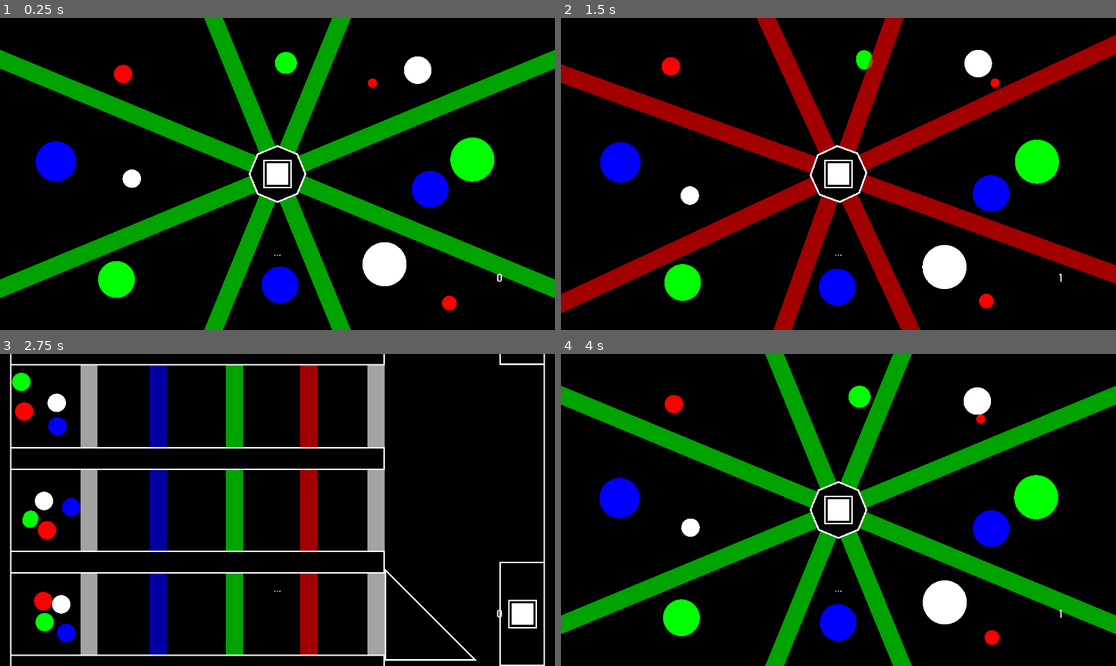
Above: before the commit, frames 1-4 (two rows, left to right).
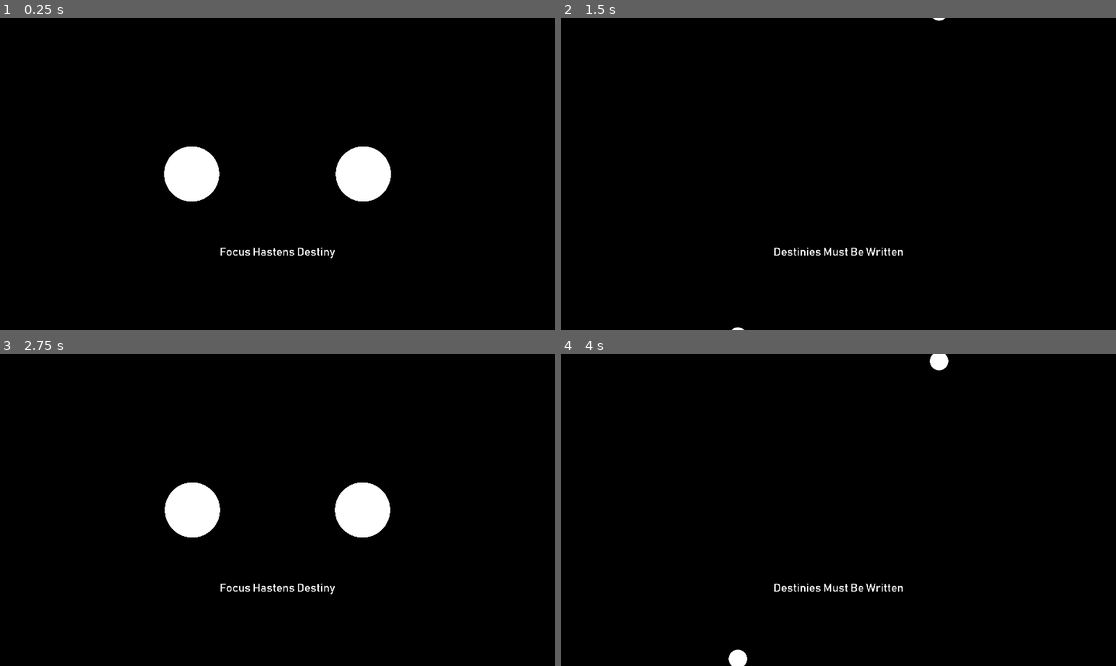
Above: after the commit, the same moments.

Repository: Dark-Gran/Spirit-Circles
Game: Godot game, scene res://src/Main.tscn
The game is run twice, just before and just after one commit, with the same random seed, the same clock (stepped at 60 frames per second) and the same inputs.
Inputs (mouse positions are in pixels of both pictures, inside the frame that each line leads up to):
- Up to frame 1 (0.25 s): no input
- Up to frame 2 (1.5 s): click (838, 174) at 0.52 s; move the mouse to (960, 158) at 1.27 s; hold Right (ui_right) from 1.28 s (still down)
- Up to frame 3 (2.75 s): tap Space (ui_accept) at 1.52, 2.27 s; move the mouse to (166, 525) at 2.02 s; release Right (ui_right) at 2.03 s; hold Left (ui_left) from 2.03 s (still down)
- Up to frame 4 (4 s): move the mouse to (894, 441) at 2.77 s; release Left (ui_left) at 2.78 s; hold Right (ui_right) from 2.78 s (still down); move the mouse to (810, 572) at 3.52 s; tap Space (ui_accept) at 3.77 s

The runs differ from the first frame. In frame 1, 26% of the frame differs, in the area x 0-100%, y 0-100%; in frame 2, 23%; in frame 3, 20%; in frame 4, 23%.

Commit message:
added ScoreBox (after last level or F3)

Diff:
--- a/project.godot
+++ b/project.godot
@@ -96,6 +96,11 @@
 "events": [ Object(InputEventKey,"resource_local_to_scene":false,"resource_name":"","device":0,"alt":true,"shift":false,"control":false,"meta":false,"command":false,"pressed":false,"scancode":16777221,"unicode":0,"echo":false,"script":null)
  ]
 }
+ui_times={
+"deadzone": 0.5,
+"events": [ Object(InputEventKey,"resource_local_to_scene":false,"resource_name":"","device":0,"alt":false,"shift":false,"control":false,"meta":false,"command":false,"pressed":false,"scancode":16777246,"unicode":0,"echo":false,"script":null)
+ ]
+}
 
 [physics]
 
--- /dev/null
+++ b/src/world/ScoreBox.gd
@@ -0,0 +1,24 @@
+extends Control
+
+func switch_visibility(level_times):
+	visible = !visible
+	refresh(level_times)
+
+func set_visibility(visibility, level_times):
+	visible = visibility
+	refresh(level_times)
+
+func refresh(level_times):
+	if visible:
+		var txt = ""
+		var tim
+		var incomplete = false
+		for i in level_times.size():
+			if level_times[i] != 0:
+				tim = str(floor(level_times[i]))
+			else:
+				incomplete = true
+				tim = "N/A"
+			txt += str(i+1)+": "+tim+"\n"
+		$Times.text = txt
+		$Congratulations.visible = !incomplete
--- /dev/null
+++ b/src/world/ScoreBox.tscn
@@ -0,0 +1,54 @@
+[gd_scene load_steps=5 format=2]
+
+[ext_resource path="res://assets/BAHNSCHRIFT.TTF" type="DynamicFontData" id=1]
+[ext_resource path="res://src/world/ScoreBox.gd" type="Script" id=2]
+
+[sub_resource type="DynamicFont" id=1]
+size = 40
+font_data = ExtResource( 1 )
+
+[sub_resource type="DynamicFont" id=2]
+size = 30
+font_data = ExtResource( 1 )
+
+[node name="ScoreBox" type="Control"]
+anchor_right = 1.0
+anchor_bottom = 1.0
+script = ExtResource( 2 )
+__meta__ = {
+"_edit_use_anchors_": false
+}
+
+[node name="Congratulations" type="Label" parent="."]
+margin_top = 103.0
+margin_right = 1920.0
+margin_bottom = 232.0
+custom_fonts/font = SubResource( 1 )
+text = "ALL LEVELS COMPLETED
+
+CONGRATULATIONS!"
+align = 1
+__meta__ = {
+"_edit_use_anchors_": false
+}
+
+[node name="TimesTitle" type="Label" parent="."]
+margin_top = 267.0
+margin_right = 1920.0
+margin_bottom = 308.0
+custom_fonts/font = SubResource( 1 )
+text = "Score"
+align = 1
+__meta__ = {
+"_edit_use_anchors_": false
+}
+
+[node name="Times" type="Label" parent="."]
+margin_left = 921.0
+margin_top = 318.0
+margin_right = 1918.0
+margin_bottom = 1080.0
+custom_fonts/font = SubResource( 2 )
+__meta__ = {
+"_edit_use_anchors_": false
+}
--- a/src/world/World.gd
+++ b/src/world/World.gd
@@ -17,13 +17,17 @@
 var hideLevelName = false
 var won = false
 var level_time = 0
+var level_times = Array()
+const MAX_LEVEL = 20
 
 # Level Loading
 
 func _ready():
+	for i in MAX_LEVEL:
+		level_times.append(0)
 	$DebugGUI/FPS.visible = false
 	enable_continue(false)
-	level_id = 20
+	level_id = 1
 	move_to_level(level_id)
 
 func reload_level():
@@ -40,6 +44,7 @@
 	move_to_level(level_id+change)
 
 func move_to_level(id):
+	$GUI/ScoreBox.set_visibility(false, level_times)
 	ready = false
 	var base = "res://src/world/levels/Level_" # 001.tscn
 	var idstr = String(id)
@@ -128,6 +133,8 @@
 				reload_level()
 			elif InputMap.event_is_action(event, "ui_fps"):
 				$DebugGUI/FPS.visible = !$DebugGUI/FPS.visible
+			elif InputMap.event_is_action(event, "ui_times"):
+				$GUI/ScoreBox.switch_visibility(level_times)
 			elif InputMap.event_is_action(event, "ui_accept"):
 				if won:
 					_on_Continue_button_up()
@@ -143,14 +150,19 @@
 			hideLevelName = false
 	if get_node_or_null("Level") != null:
 		# LevelTime
+		if !won:
+			level_time += delta
 		if $Level.Stopwatch_enabled:
-			if !won:
-				level_time += delta
 			$GUI/Stopwatch.text = String(floor(level_time))
 		# Check Level-End
 		if !won && victory_check():
 			won = true
-			enable_continue(true)
+			if level_id > 0 && level_id-1 < level_times.size():
+				level_times[level_id-1] = level_time
+			if level_id == MAX_LEVEL:
+				$GUI/ScoreBox.set_visibility(true, level_times)
+			else:
+				enable_continue(true)
 
 func _physics_process(delta):
 	if get_node_or_null("Level") != null:
--- a/src/world/World.tscn
+++ b/src/world/World.tscn
@@ -1,9 +1,10 @@
-[gd_scene load_steps=9 format=2]
+[gd_scene load_steps=10 format=2]
 
 [ext_resource path="res://src/world/World.gd" type="Script" id=1]
 [ext_resource path="res://src/DebugGUI.tscn" type="PackedScene" id=2]
 [ext_resource path="res://assets/BAHNSCHRIFT.TTF" type="DynamicFontData" id=3]
 [ext_resource path="res://assets/verdanab.ttf" type="DynamicFontData" id=4]
+[ext_resource path="res://src/world/ScoreBox.tscn" type="PackedScene" id=5]
 
 [sub_resource type="DynamicFont" id=1]
 size = 34
@@ -62,16 +63,18 @@
 autostart = true
 
 [node name="Stopwatch" type="Label" parent="GUI"]
-margin_left = 1697.65
+margin_left = 1665.65
 margin_top = 881.01
-margin_right = 1758.65
-margin_bottom = 912.01
+margin_right = 1726.65
+margin_bottom = 922.01
 custom_fonts/font = SubResource( 3 )
 text = "0"
 align = 1
 __meta__ = {
 "_edit_use_anchors_": false
 }
+
+[node name="ScoreBox" parent="GUI" instance=ExtResource( 5 )]
 
 [node name="HypoCircle" type="Area2D" parent="."]
 scale = Vector2( 4, 4 )
